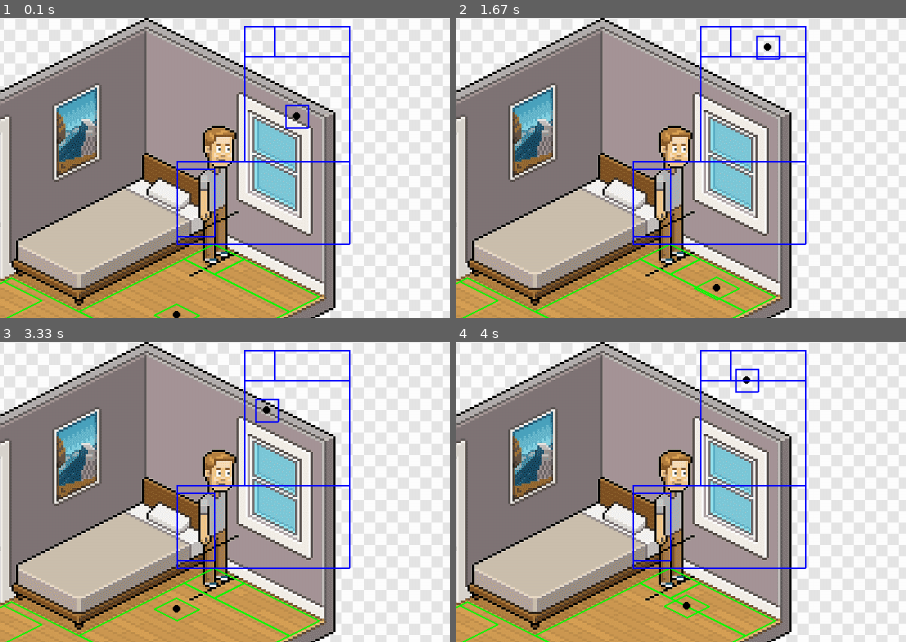
Above: before the commit, frames 1-4 (two rows, left to right).
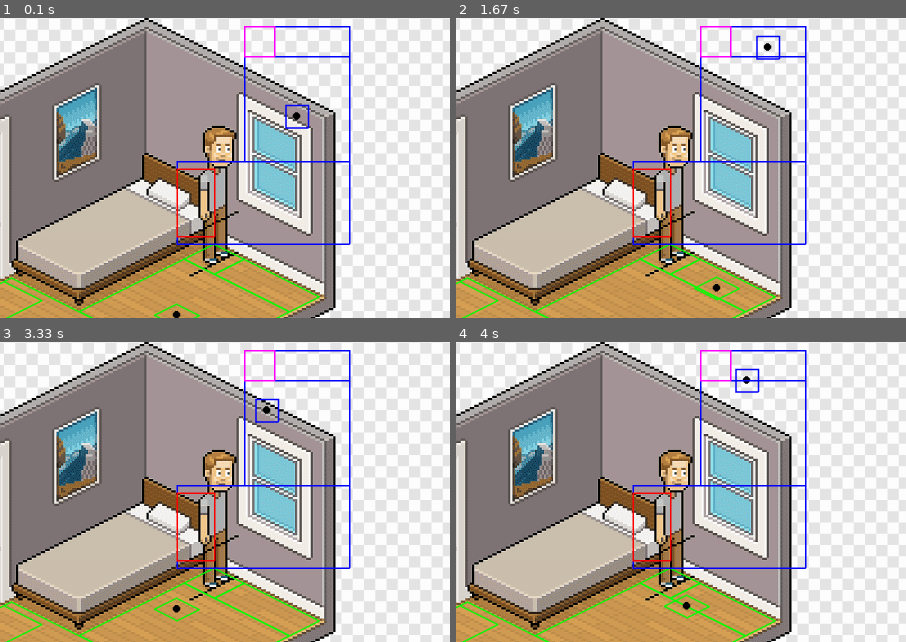
Above: after the commit, the same moments.

Repository: moises-dias/pygame-learning
Game: pygame game, started from collision_4_classes.py
Two runs of this game, one before a commit and one after it. Both use one fixed random seed, a clock stepped at 60 frames per second and the inputs below.
Inputs:
- Up to frame 1 (0.1 s): no input
- Up to frame 2 (1.67 s): hold Right 0.33-0.8 s; hold Up 0.83-1.13 s; hold Right 1.17-1.63 s
- Up to frame 3 (3.33 s): hold Left 1.67-2.2 s; hold Down 2.23-2.53 s; hold Left 2.57-2.97 s; hold Up from 3 s (still down)
- Up to frame 4 (4 s): release Up at 3.37 s; hold Right from 3.4 s (still down)
The pictures show only the part of the screen within x 25-75%, y 4-54%; the shares and areas given below are measured in that part.

The runs differ from the first frame. In frame 1, 0.5% of the frame differs, in the area x 39-62%, y 2-74%; in frame 2, 0.5%; in frame 3, 0.5%; in frame 4, 0.5%.

Commit message:
added collision to npcs and doors

Diff:
--- a/assets/_simple_isometric.txt
+++ b/assets/_simple_isometric.txt
@@ -1,19 +1,19 @@
 squares
-[(520, 40), (520, 330), (760, 330), (760, 40)]
-[(610, 40), (610, 80), (650, 80), (650, 40)]
-[(520, 40), (520, 210), (610, 210), (610, 40)]
-[(520, 220), (520, 310), (570, 310), (570, 220)]
-[(760, 40), (760, 170), (880, 170), (880, 40)]
+floor [(530, 220), (530, 330), (760, 330), (760, 220)]
+floor [(620, 80), (620, 220), (760, 220), (760, 80)]
+floor [(660, 40), (660, 80), (760, 80), (760, 40)]
+npc [(620, 40), (620, 80), (660, 80), (660, 40)]
+door [(530, 230), (530, 320), (580, 320), (580, 230)]
 
 isometrics
-[(480.0, 280.0), (190.0, 425.0), (430.0, 545.0), (720.0, 400.0)]
-[(570, 325), (530, 345), (570, 365), (610, 345)]
-[(480, 280), (310, 365), (400, 410), (570, 325)]
-[(300, 370), (210, 415), (260, 440), (350, 395)]
-[(720, 400), (590, 465), (710, 525), (840, 460)]
+floor [(310, 375), (200, 430), (430, 545), (540, 490)]
+floor [(540, 350), (400, 420), (540, 490), (680, 420)]
+floor [(620, 350), (580, 370), (680, 420), (720, 400)]
+npc [(580, 330), (540, 350), (580, 370), (620, 350)]
+door [(300, 380), (210, 425), (260, 450), (350, 405)]
 
 square_point
-(690, 200)
+(690, 160)
 
 isometric_point
-(490, 445)
+(530, 425)
--- a/assets/simple_isometric.txt
+++ b/assets/simple_isometric.txt
@@ -1,19 +1,15 @@
 squares
-floor [(530, 220), (530, 330), (760, 330), (760, 220)]
-floor [(620, 80), (620, 220), (760, 220), (760, 80)]
-floor [(660, 40), (660, 80), (760, 80), (760, 40)]
-npc [(620, 40), (620, 80), (660, 80), (660, 40)]
-door [(530, 230), (530, 320), (580, 320), (580, 230)]
+floor [(650, 40), (650, 330), (760, 330), (760, 40)]
+floor [(530, 210), (530, 330), (650, 330), (650, 210)]
+npc [(600, 40), (600, 100), (650, 100), (650, 40)]
 
 isometrics
-floor [(310, 375), (200, 430), (430, 545), (540, 490)]
-floor [(540, 350), (400, 420), (540, 490), (680, 420)]
-floor [(620, 350), (580, 370), (680, 420), (720, 400)]
-npc [(580, 330), (540, 350), (580, 370), (620, 350)]
-door [(300, 380), (210, 425), (260, 450), (350, 405)]
+floor [(610, 345), (320, 490), (430, 545), (720, 400)]
+floor [(320, 370), (200, 430), (320, 490), (440, 430)]
+npc [(560, 320), (500, 350), (550, 375), (610, 345)]
 
 square_point
-(690, 160)
+(710, 170)
 
 isometric_point
-(530, 425)
+(540, 440)
--- a/collision_4_classes.py
+++ b/collision_4_classes.py
@@ -7,11 +7,15 @@
 SCREEN_WIDTH = 1200
 SCREEN_HEIGHT = 800
 
-squares_1 = [
+floors_squares = [
 [(530, 220), (530, 330), (760, 330), (760, 220)],
 [(620, 80), (620, 220), (760, 220), (760, 80)],
 [(660, 40), (660, 80), (760, 80), (760, 40)],
+]
+npcs_squares = [
 [(620, 40), (620, 80), (660, 80), (660, 40)],
+]
+door_squares = [
 [(530, 230), (530, 320), (580, 320), (580, 230)]
 ]
 
@@ -104,7 +108,7 @@
         isometric_new_walker_x *= velocity_reducer
         isometric_new_walker_y *= velocity_reducer
 
-    for sq1 in squares_1:
+    for sq1 in floors_squares:
         x1 = sq1[0][0]
         y1 = sq1[0][1]
         x2 = sq1[2][0]
@@ -130,7 +134,7 @@
         # se x em algum quadrado, anda em x
         # se y em algum quadrado, anda em y
 
-        for sq1 in squares_1:
+        for sq1 in floors_squares:
             x1 = sq1[0][0]
             y1 = sq1[0][1]
             x2 = sq1[2][0]
@@ -177,6 +181,25 @@
                     isometric_walker_y += isometric_new_walker_y
                 break
 
+
+    for sq1 in door_squares:
+        x1 = sq1[0][0]
+        y1 = sq1[0][1]
+        x2 = sq1[2][0]
+        y2 = sq1[2][1]
+
+        if  x1 <= walker_x + new_walker_x <= x2 and y1 <= walker_y + new_walker_y <= y2:
+            print("open door")
+
+    for sq1 in npcs_squares:
+        x1 = sq1[0][0]
+        y1 = sq1[0][1]
+        x2 = sq1[2][0]
+        y2 = sq1[2][1]
+
+        if  x1 <= walker_x + new_walker_x <= x2 and y1 <= walker_y + new_walker_y <= y2:
+            print("talk to npc")
+
     screen.fill((0, 0, 0))
     screen.blit(image, image_rect)
 
@@ -200,9 +223,12 @@
     for v in isometrics:
         pygame.draw.polygon(screen, (0, 255, 0), v, 2)
     pygame.draw.circle(screen, (0, 0, 0), (isometric_walker_x, isometric_walker_y), 5)
-    for v in squares_1:
+    for v in floors_squares:
         pygame.draw.polygon(screen, (0, 0, 255), v, 2)
-        # pygame.draw.polygon(screen, (0, 0, 0), v)
+    for v in npcs_squares:
+        pygame.draw.polygon(screen, (255, 0, 255), v, 2)
+    for v in door_squares:
+        pygame.draw.polygon(screen, (255, 0, 0), v, 2)
 
 
     pygame.display.flip()
